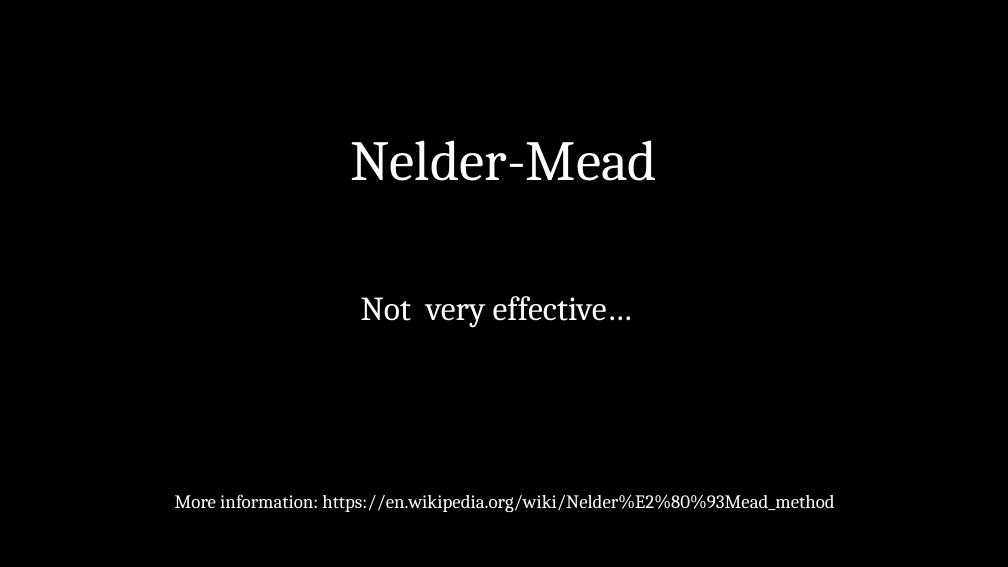
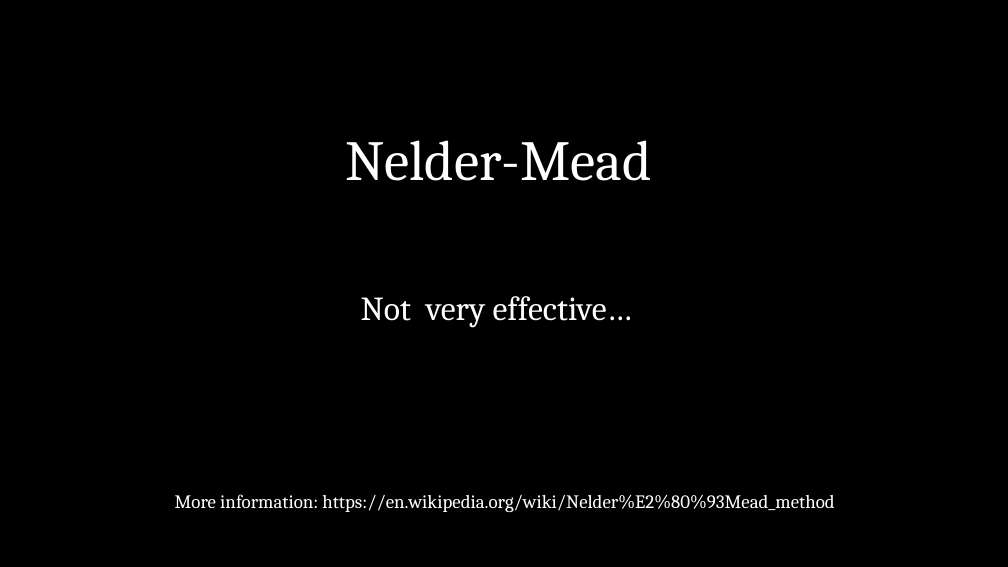
Before and after one commit to stephen-bapple/numerical-analysis, a slide deck: slide 13 of Lennard-Jones Structures.pptx. Drawn at 1008x567 pixels with LibreOffice and Linux fonts; fonts in the diff are those of the drawing. Boxes give left, top, right and bottom in pixels: in the first picture for what was removed or moved away, otherwise in the second. Text is boxed around its words. In the diff, an @@ line names an element or a change of style, - is before the commit and + after.

Commit message:
Minor changes to PowerPoint.

```diff
--- a/Lennard-Jones Structures.pptx
+++ b/Lennard-Jones Structures.pptx
@@ title "Nelder-Mead" moved from (x1=351, y1=140, x2=658, y2=181) to (x1=345, y1=140, x2=652, y2=181) @@
```
